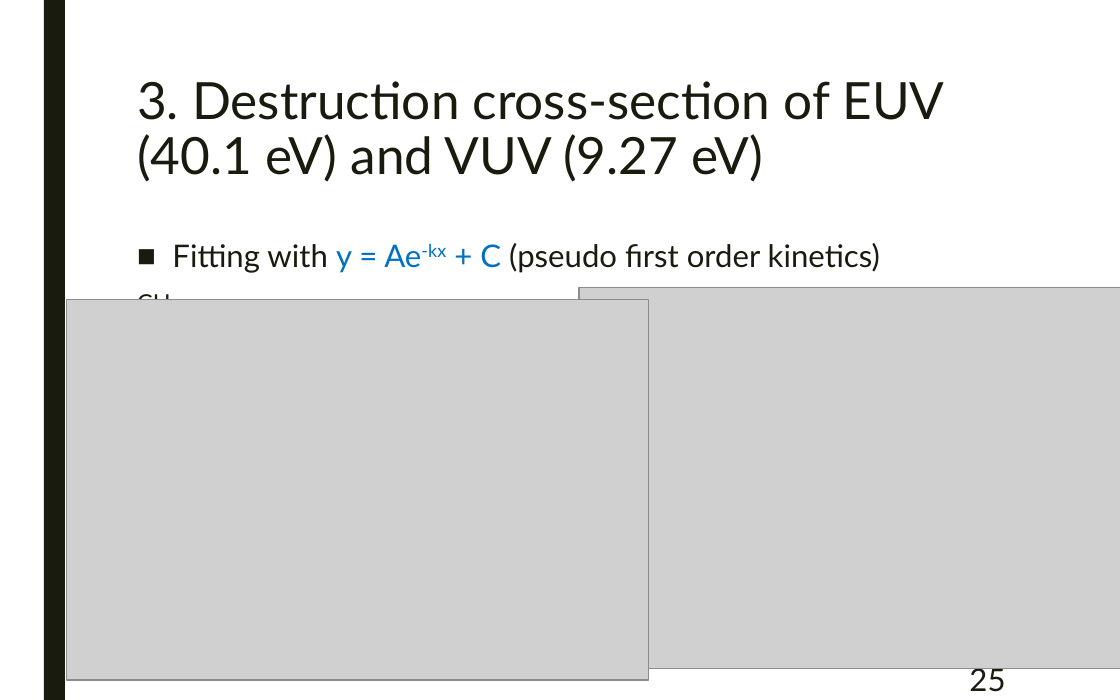
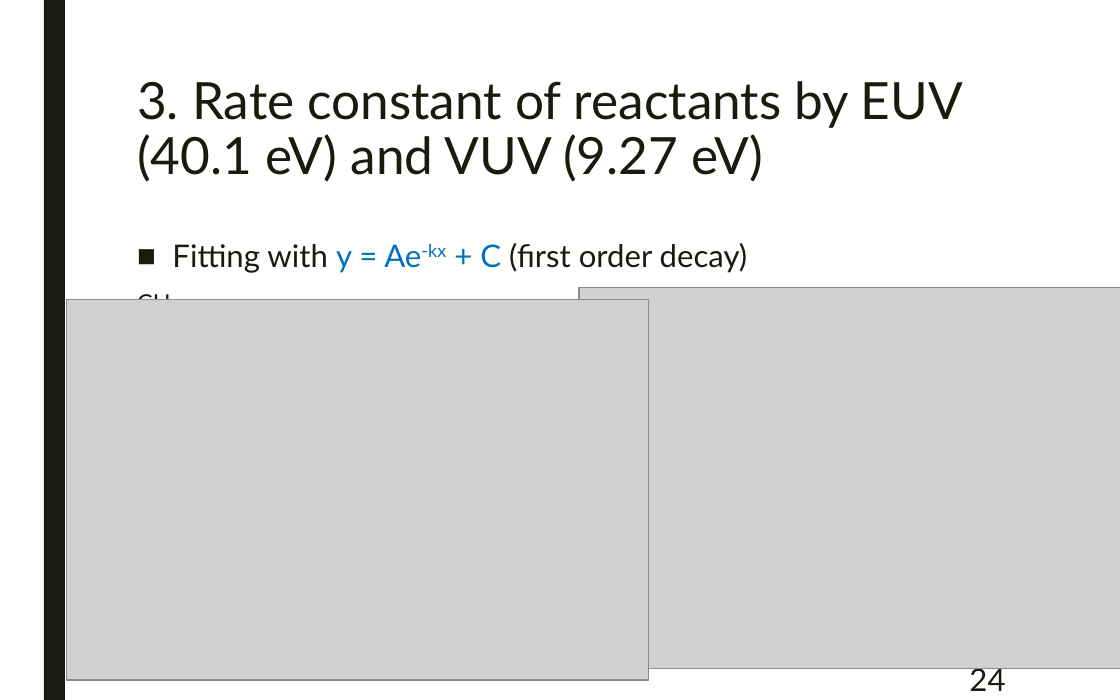
Before and after one commit to samuello1228/lily, a slide deck: slide 24 of doc/VUV and EUV irradiation of CH4 + NH3.pptx (slide 25 before the commit). Drawn at 1120x700 pixels with LibreOffice and Linux fonts; fonts in the diff are those of the drawing; grey boxes stand for pictures. Boxes give left, top, right and bottom in pixels: in the first picture for what was removed or moved away, otherwise in the second. Text is boxed around its words. In the diff, an @@ line names an element or a change of style, - is before the commit and + after.

Commit message:
finish the first stage

```diff
--- a/doc/VUV and EUV irradiation of CH4 + NH3.pptx
+++ b/doc/VUV and EUV irradiation of CH4 + NH3.pptx
@@ title at bbox=[137, 81, 963, 182]: text changed @@
-3. Destruction cross-section of EUV (40.1 eV) and VUV (9.27 eV)
+3. Rate constant of reactants by EUV (40.1 eV) and VUV (9.27 eV)
@@ text at bbox=[172, 243, 748, 272]: text changed @@
-■ Fitting with y = Ae-kx + C (pseudo first order kinetics)
+■ Fitting with y = Ae-kx + C (first order decay)
@@ page number at bbox=[969, 664, 1005, 691]: text changed @@
-25
+24
```
Also in this commit, not shown: 11 other slides changed, 1 other file.
